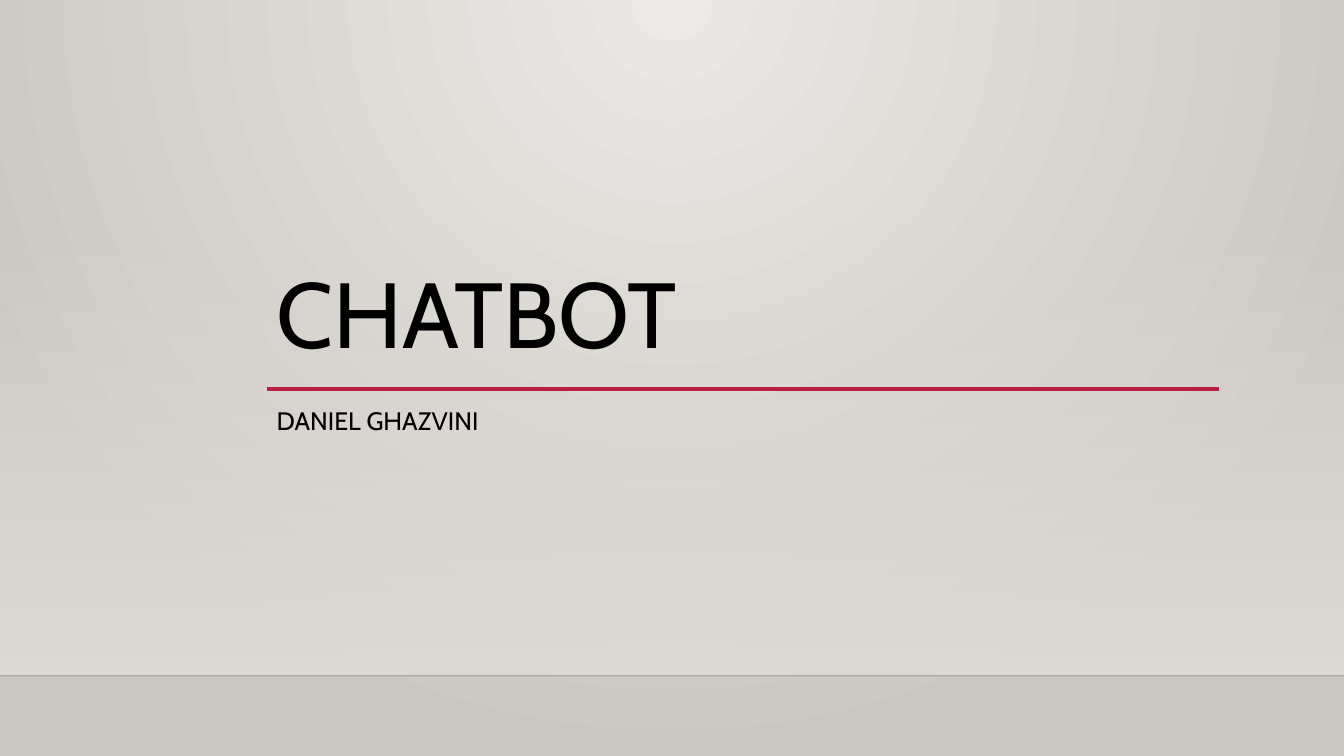
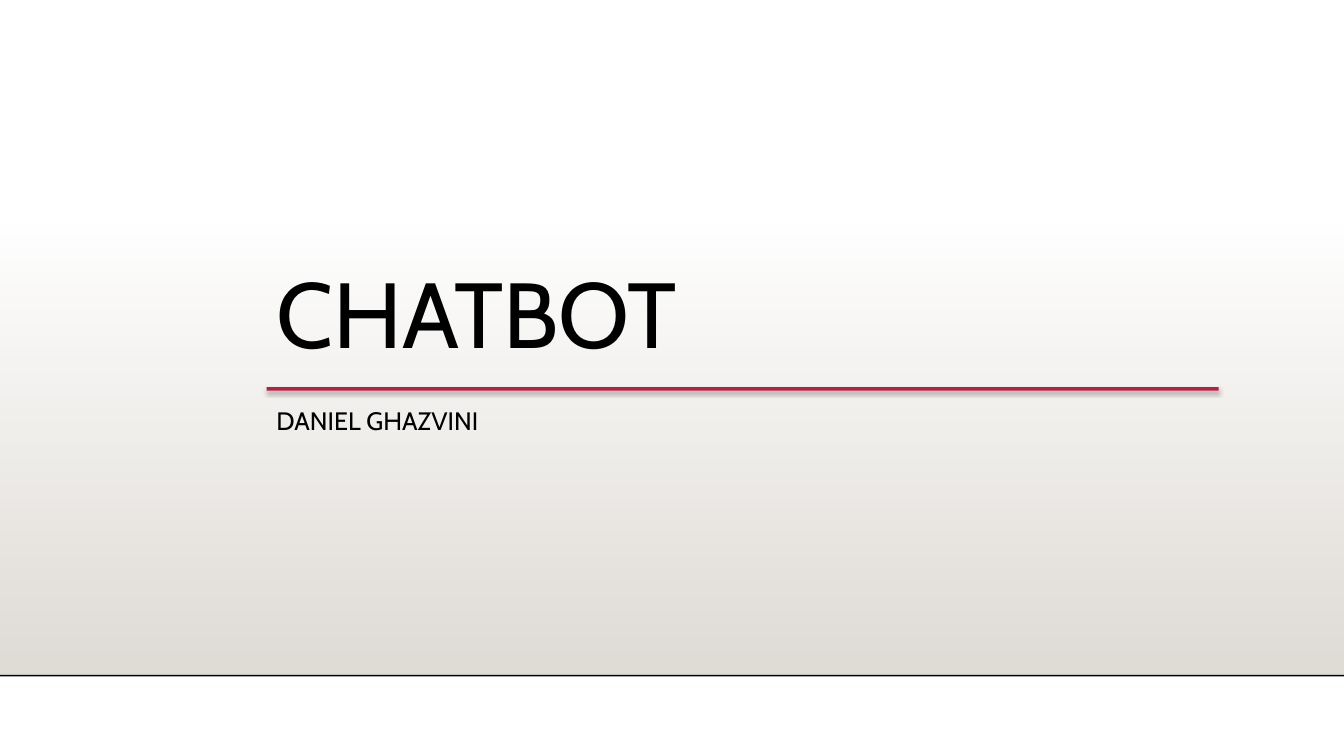
Before and after one commit to dghazvini/AI-Chatbot, a slide deck: slide 1 of Presentation.pptx. Drawn at 1344x756 pixels with LibreOffice and Linux fonts; fonts in the diff are those of the drawing; background and template pictures are left out. Boxes give left, top, right and bottom in pixels: in the first picture for what was removed or moved away, otherwise in the second. Text is boxed around its words. In the diff, an @@ line names an element or a change of style, - is before the commit and + after.

```diff
--- a/Presentation.pptx
+++ b/Presentation.pptx
@@ background gradient #ECEAE7 to #CAC7C1 to #FFFFFF @@
@@ line (266, 389) - (1219, 389): stroke #B71E42 2.5 pt to #B71E42 2.49 pt @@
@@ line (0, 676) - (1344, 676): stroke #000001 1 pt to #000001 0.99 pt @@
```
Also in this commit, not shown: 2 other slides changed, 2 slides added, 1 slide removed, 1 other file.
